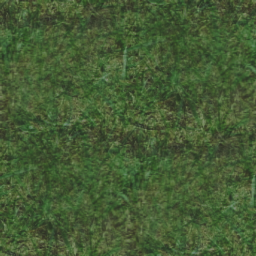
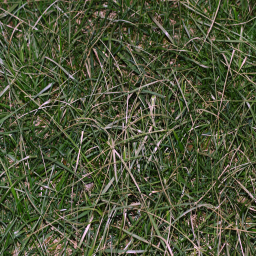
Comparing the layer stacks of the two 256x256 images. Changes:
removed layer "New Layer" (was color, 38%) over [left=0, top=0, right=256, bottom=256]
removed layer "Pasted Layer" (was soft light) over [left=0, top=0, right=256, bottom=256]
painted on "Background" over [left=0, top=0, right=256, bottom=256]
